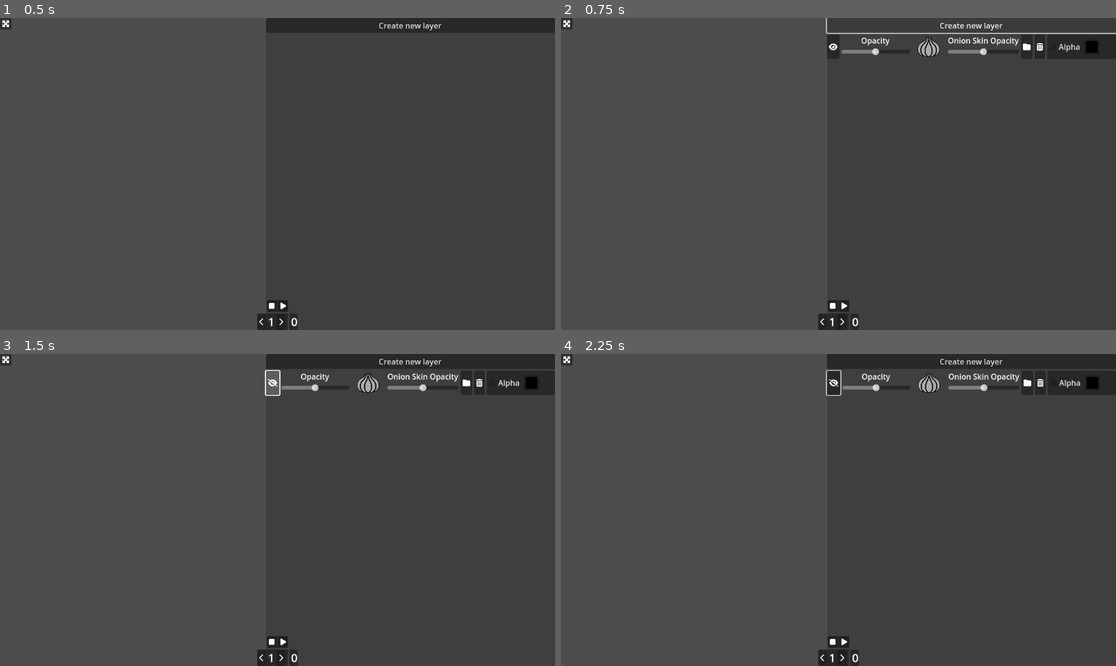
Above: before the commit, frames 1-4 (two rows, left to right).
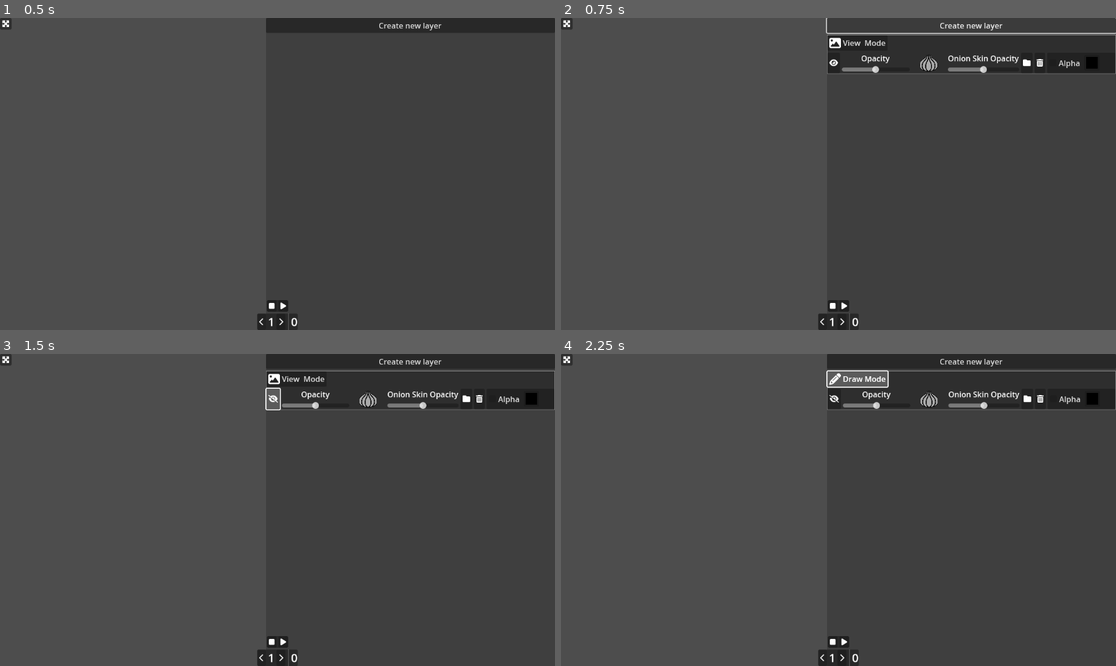
Above: after the commit, the same moments.

Repository: NectoT/GodotLayeredSlideshows
Game: Godot game, scene res://scenes/App.tscn
Same seed, same stepped clock (60 frames per second), same inputs: the game is played once before the commit and once after it.
Inputs (mouse positions are in pixels of both pictures, inside the frame that each line leads up to; where the layout moved, square brackets give the same spot in the first picture):
- Up to frame 1 (0.5 s): no input
- Up to frame 2 (0.75 s): click "Create new layer" at 0.5 s
- Up to frame 3 (1.5 s): click (271, 397) [271, 382] at 1.25 s
- Up to frame 4 (2.25 s): click (855, 378) at 2 s, where only the run after the commit has a clickable "View Mode"

Frame 1 is identical in both runs. In frame 2, 2.7% of the frame differs, in the area x 47-100%, y 5-18%; in frame 3, 2.8%; in frame 4, 2.8%.

Commit message:
Режим просмотра и режим рисования;
зацикливание кадров в режиме просмотра

Diff:
--- /dev/null
+++ b/icons/image-solid.svg
@@ -0,0 +1 @@
+<svg xmlns="http://www.w3.org/2000/svg" height="16" width="16" viewBox="0 0 512 512"><!--!Font Awesome Free 6.5.1 by @fontawesome - https://fontawesome.com License - https://fontawesome.com/license/free Copyright 2024 Fonticons, Inc.--><path opacity="1" fill="#ffffff" d="M0 96C0 60.7 28.7 32 64 32H448c35.3 0 64 28.7 64 64V416c0 35.3-28.7 64-64 64H64c-35.3 0-64-28.7-64-64V96zM323.8 202.5c-4.5-6.6-11.9-10.5-19.8-10.5s-15.4 3.9-19.8 10.5l-87 127.6L170.7 297c-4.6-5.7-11.5-9-18.7-9s-14.2 3.3-18.7 9l-64 80c-5.8 7.2-6.9 17.1-2.9 25.4s12.4 13.6 21.6 13.6h96 32H424c8.9 0 17.1-4.9 21.2-12.8s3.6-17.4-1.4-24.7l-120-176zM112 192a48 48 0 1 0 0-96 48 48 0 1 0 0 96z"/></svg>
--- /dev/null
+++ b/icons/pencil-solid.svg
@@ -0,0 +1 @@
+<svg xmlns="http://www.w3.org/2000/svg" height="16" width="16" viewBox="0 0 512 512"><!--!Font Awesome Free 6.5.1 by @fontawesome - https://fontawesome.com License - https://fontawesome.com/license/free Copyright 2024 Fonticons, Inc.--><path opacity="1" fill="#ffffff" d="M410.3 231l11.3-11.3-33.9-33.9-62.1-62.1L291.7 89.8l-11.3 11.3-22.6 22.6L58.6 322.9c-10.4 10.4-18 23.3-22.2 37.4L1 480.7c-2.5 8.4-.2 17.5 6.1 23.7s15.3 8.5 23.7 6.1l120.3-35.4c14.1-4.2 27-11.8 37.4-22.2L387.7 253.7 410.3 231zM160 399.4l-9.1 22.7c-4 3.1-8.5 5.4-13.3 6.9L59.4 452l23-78.1c1.4-4.9 3.8-9.4 6.9-13.3l22.7-9.1v32c0 8.8 7.2 16 16 16h32zM362.7 18.7L348.3 33.2 325.7 55.8 314.3 67.1l33.9 33.9 62.1 62.1 33.9 33.9 11.3-11.3 22.6-22.6 14.5-14.5c25-25 25-65.5 0-90.5L453.3 18.7c-25-25-65.5-25-90.5 0zm-47.4 168l-144 144c-6.2 6.2-16.4 6.2-22.6 0s-6.2-16.4 0-22.6l144-144c6.2-6.2 16.4-6.2 22.6 0s6.2 16.4 0 22.6z"/></svg>
--- a/scenes/LayerConfig.tscn
+++ b/scenes/LayerConfig.tscn
@@ -1,6 +1,8 @@
-[gd_scene load_steps=12 format=3 uid="uid://xuhx2e6vglvy"]
+[gd_scene load_steps=15 format=3 uid="uid://xuhx2e6vglvy"]
 
 [ext_resource type="Script" path="res://ui/layer_settings.gd" id="1_ttgk4"]
+[ext_resource type="Texture2D" uid="uid://bmn3desr6qvxu" path="res://icons/image-solid.svg" id="2_0n4xy"]
+[ext_resource type="Texture2D" uid="uid://db3k2b3bhhb50" path="res://icons/pencil-solid.svg" id="2_d4o61"]
 [ext_resource type="Shader" path="res://ui/highlighter.gdshader" id="2_k3qlg"]
 [ext_resource type="Texture2D" uid="uid://c2klsiey7ripi" path="res://icons/eye-solid.svg" id="2_lrkfy"]
 [ext_resource type="Texture2D" uid="uid://bm62wvf0bnyqb" path="res://icons/onion_disabled.svg" id="3_1vofp"]
@@ -11,40 +13,66 @@
 [ext_resource type="Script" path="res://ui/directory_button.gd" id="7_erxrs"]
 [ext_resource type="Texture2D" uid="uid://mxb361uj1fh6" path="res://icons/trash-can-solid.svg" id="8_5ebja"]
 
+[sub_resource type="StyleBoxFlat" id="StyleBoxFlat_fq4lj"]
+bg_color = Color(0.180392, 0.180392, 0.180392, 1)
+border_width_left = 1
+border_width_top = 1
+border_width_right = 1
+border_width_bottom = 1
+border_color = Color(0.541176, 0.541176, 0.541176, 1)
+
 [sub_resource type="ShaderMaterial" id="ShaderMaterial_kv4xd"]
 shader = ExtResource("2_k3qlg")
 shader_parameter/additional_brightness = 0.0
 
-[node name="LayerConfig" type="HBoxContainer" node_paths=PackedStringArray("file_dialog", "visibility_button")]
+[node name="LayerConfig" type="PanelContainer" node_paths=PackedStringArray("file_dialog", "visibility_button")]
 custom_minimum_size = Vector2(0, 50)
+offset_right = 423.0
+offset_bottom = 50.0
+theme_override_styles/panel = SubResource("StyleBoxFlat_fq4lj")
 script = ExtResource("1_ttgk4")
-file_dialog = NodePath("DirectoryButton/FileDialog")
-visibility_button = NodePath("VisibilityButton")
+file_dialog = NodePath("VBoxContainer/LowerSettings/DirectoryButton/FileDialog")
+visibility_button = NodePath("VBoxContainer/LowerSettings/VisibilityButton")
 
-[node name="VisibilityButton" type="Button" parent="."]
+[node name="VBoxContainer" type="VBoxContainer" parent="."]
+layout_mode = 2
+
+[node name="ModeButton" type="Button" parent="VBoxContainer"]
+layout_mode = 2
+size_flags_horizontal = 0
+text = "View  Mode"
+icon = ExtResource("2_0n4xy")
+script = ExtResource("5_hekvm")
+enabled_icon = ExtResource("2_d4o61")
+enabled_text = "Draw Mode"
+
+[node name="LowerSettings" type="HBoxContainer" parent="VBoxContainer"]
+layout_mode = 2
+
+[node name="VisibilityButton" type="Button" parent="VBoxContainer/LowerSettings"]
 layout_mode = 2
 icon = ExtResource("4_48ejy")
 script = ExtResource("5_hekvm")
 manual_toggle = true
 enabled_icon = ExtResource("2_lrkfy")
 
-[node name="OpacityContainer" type="VBoxContainer" parent="."]
+[node name="OpacityContainer" type="VBoxContainer" parent="VBoxContainer/LowerSettings"]
 layout_mode = 2
 size_flags_horizontal = 3
 
-[node name="Label" type="Label" parent="OpacityContainer"]
+[node name="Label" type="Label" parent="VBoxContainer/LowerSettings/OpacityContainer"]
 layout_mode = 2
 text = "Opacity"
 horizontal_alignment = 1
 
-[node name="OpacitySlider" type="HSlider" parent="OpacityContainer"]
+[node name="OpacitySlider" type="HSlider" parent="VBoxContainer/LowerSettings/OpacityContainer"]
 layout_mode = 2
 size_flags_horizontal = 3
 max_value = 1.0
 step = 0.01
 value = 0.5
 
-[node name="OnionButton" type="Button" parent="."]
+[node name="OnionButton" type="Button" parent="VBoxContainer/LowerSettings"]
 material = SubResource("ShaderMaterial_kv4xd")
 layout_mode = 2
 size_flags_horizontal = 3
@@ -56,27 +84,27 @@
 script = ExtResource("5_hekvm")
 enabled_icon = ExtResource("4_pndpk")
 
-[node name="OnionOpacityContainer" type="VBoxContainer" parent="."]
+[node name="OnionOpacityContainer" type="VBoxContainer" parent="VBoxContainer/LowerSettings"]
 layout_mode = 2
 
-[node name="Label" type="Label" parent="OnionOpacityContainer"]
+[node name="Label" type="Label" parent="VBoxContainer/LowerSettings/OnionOpacityContainer"]
 layout_mode = 2
 text = "Onion Skin Opacity"
 horizontal_alignment = 1
 
-[node name="OnionOpacitySlider" type="HSlider" parent="OnionOpacityContainer"]
+[node name="OnionOpacitySlider" type="HSlider" parent="VBoxContainer/LowerSettings/OnionOpacityContainer"]
 layout_mode = 2
 size_flags_horizontal = 3
 max_value = 1.0
 step = 0.01
 value = 0.5
 
-[node name="DirectoryButton" type="Button" parent="."]
+[node name="DirectoryButton" type="Button" parent="VBoxContainer/LowerSettings"]
 layout_mode = 2
 icon = ExtResource("6_1oku5")
 script = ExtResource("7_erxrs")
 
-[node name="FileDialog" type="FileDialog" parent="DirectoryButton"]
+[node name="FileDialog" type="FileDialog" parent="VBoxContainer/LowerSettings/DirectoryButton"]
 title = "Open a Directory"
 size = Vector2i(452, 159)
 ok_button_text = "Select Current Folder"
@@ -84,31 +112,32 @@
 access = 2
 use_native_dialog = true
 
-[node name="DeleteButton" type="Button" parent="."]
+[node name="DeleteButton" type="Button" parent="VBoxContainer/LowerSettings"]
 layout_mode = 2
 icon = ExtResource("8_5ebja")
 
-[node name="AlphaPanel" type="PanelContainer" parent="."]
+[node name="AlphaPanel" type="PanelContainer" parent="VBoxContainer/LowerSettings"]
 layout_mode = 2
 size_flags_horizontal = 3
 
-[node name="VBoxContainer" type="HBoxContainer" parent="AlphaPanel"]
+[node name="VBoxContainer" type="HBoxContainer" parent="VBoxContainer/LowerSettings/AlphaPanel"]
 layout_mode = 2
 
-[node name="CheckBox" type="CheckBox" parent="AlphaPanel/VBoxContainer"]
+[node name="CheckBox" type="CheckBox" parent="VBoxContainer/LowerSettings/AlphaPanel/VBoxContainer"]
 layout_mode = 2
 text = "Alpha"
 
-[node name="ColorPickerButton" type="ColorPickerButton" parent="AlphaPanel/VBoxContainer"]
+[node name="ColorPickerButton" type="ColorPickerButton" parent="VBoxContainer/LowerSettings/AlphaPanel/VBoxContainer"]
 custom_minimum_size = Vector2(32, 32)
 layout_mode = 2
 size_flags_vertical = 4
 
-[connection signal="pressed" from="VisibilityButton" to="." method="_on_visibility_button_pressed"]
-[connection signal="value_changed" from="OpacityContainer/OpacitySlider" to="." method="_on_opacity_slider_changed"]
-[connection signal="pressed" from="OnionButton" to="." method="_on_onion_button_toggled"]
-[connection signal="value_changed" from="OnionOpacityContainer/OnionOpacitySlider" to="." method="_on_onion_opacity_slider_changed"]
-[connection signal="pressed" from="DirectoryButton" to="." method="_on_directory_button_pressed"]
-[connection signal="pressed" from="DeleteButton" to="." method="_on_delete_button_pressed"]
-[connection signal="toggled" from="AlphaPanel/VBoxContainer/CheckBox" to="." method="_on_alpha_checkbox_toggled"]
-[connection signal="color_changed" from="AlphaPanel/VBoxContainer/ColorPickerButton" to="." method="_on_alpha_color_changed"]
+[connection signal="pressed" from="VBoxContainer/ModeButton" to="." method="_on_mode_button_pressed"]
+[connection signal="pressed" from="VBoxContainer/LowerSettings/VisibilityButton" to="." method="_on_visibility_button_pressed"]
+[connection signal="value_changed" from="VBoxContainer/LowerSettings/OpacityContainer/OpacitySlider" to="." method="_on_opacity_slider_changed"]
+[connection signal="pressed" from="VBoxContainer/LowerSettings/OnionButton" to="." method="_on_onion_button_toggled"]
+[connection signal="value_changed" from="VBoxContainer/LowerSettings/OnionOpacityContainer/OnionOpacitySlider" to="." method="_on_onion_opacity_slider_changed"]
+[connection signal="pressed" from="VBoxContainer/LowerSettings/DirectoryButton" to="." method="_on_directory_button_pressed"]
+[connection signal="pressed" from="VBoxContainer/LowerSettings/DeleteButton" to="." method="_on_delete_button_pressed"]
+[connection signal="toggled" from="VBoxContainer/LowerSettings/AlphaPanel/VBoxContainer/CheckBox" to="." method="_on_alpha_checkbox_toggled"]
+[connection signal="color_changed" from="VBoxContainer/LowerSettings/AlphaPanel/VBoxContainer/ColorPickerButton" to="." method="_on_alpha_color_changed"]
--- a/ui/layer_display.gd
+++ b/ui/layer_display.gd
@@ -1,4 +1,9 @@
 class_name Layer extends Control
+
+enum Mode {
+	DRAW,
+	VIEW
+}
 
 signal frame_amount_changed(frame_amount: int)
 
@@ -56,6 +61,11 @@
 		else:
 			_rect_material.set_shader_parameter('threshold', -0.1)
 
+var mode: Mode = Mode.VIEW:
+	set(value):
+		mode = value
+		_set_frame()
+
 var _alpha_threshold = 0.1
 
 var _dir_files_amount = 0
@@ -92,11 +102,16 @@
 
 
 func _set_frame():
-	if current_frame > _dir_files_amount:
-		mainRect.texture = null
+	if _dir_files_amount == 0:
 		return
 
-	mainRect.texture = _frames[current_frame - 1]
+	if mode == Mode.VIEW:
+		mainRect.texture = _frames[(current_frame - 1) % len(_frames)]
+	elif mode == Mode.DRAW:
+		if current_frame > _dir_files_amount:
+			mainRect.texture = null
+		else:
+			mainRect.texture = _frames[current_frame - 1]
 
 	_update_onion_skins()
 
--- a/ui/layer_settings.gd
+++ b/ui/layer_settings.gd
@@ -1,4 +1,4 @@
-class_name LayerConfig extends HBoxContainer
+class_name LayerConfig extends Control
 
 signal layer_display_deleted
 signal layer_soloed
@@ -54,5 +54,12 @@
 	layer.alpha_enabled = toggled_on
 
 
+func _on_mode_button_pressed():
+	if layer.mode == Layer.Mode.DRAW:
+		layer.mode = Layer.Mode.VIEW
+	else:
+		layer.mode = Layer.Mode.DRAW
+
+
 func _process(delta: float) -> void:
 	visibility_button.enabled = layer.visible
--- a/ui/toggle_button.gd
+++ b/ui/toggle_button.gd
@@ -7,14 +7,18 @@
 		enabled = value
 		if enabled:
 			icon = enabled_icon
+			text = enabled_text
 		else:
 			icon = disabled_icon
+			text = disabled_text
 
 @export var manual_toggle = false
 
 @export var enabled_icon: Texture2D
+@export_multiline var enabled_text: String = ""
 
 @onready var disabled_icon = icon
+@onready var disabled_text = text
 
 func _enter_tree() -> void:
 	var shader_material = ShaderMaterial.new()
Not shown, added: icons/image-solid.svg.import
Not shown, added: icons/pencil-solid.svg.import
